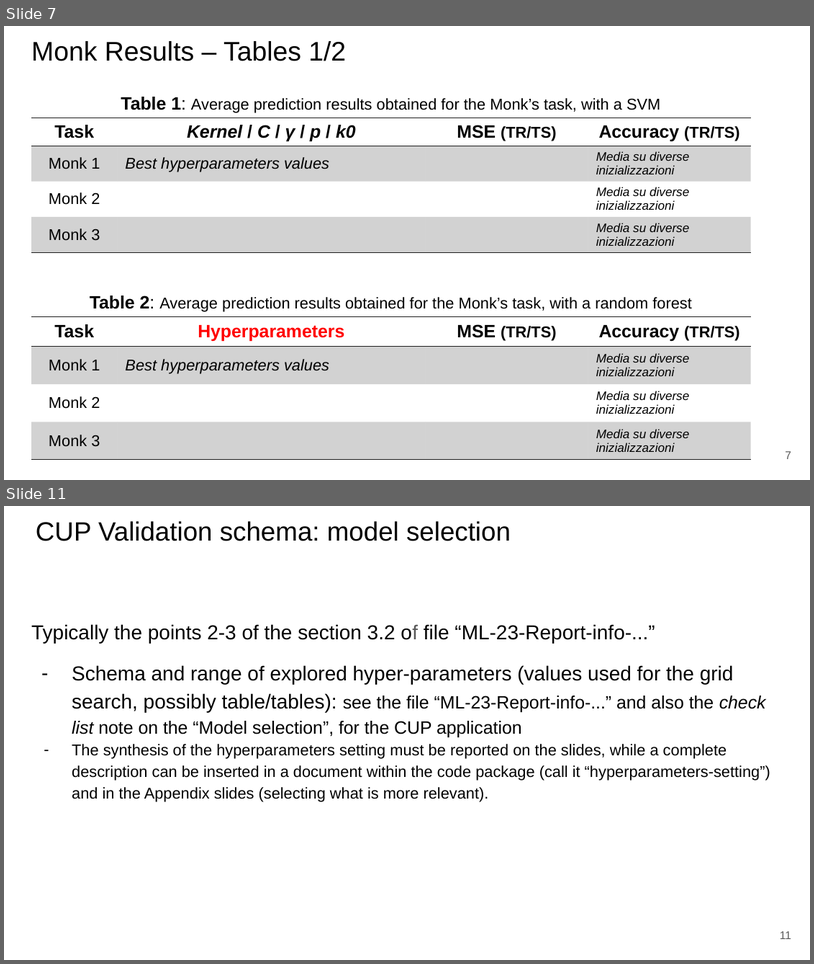
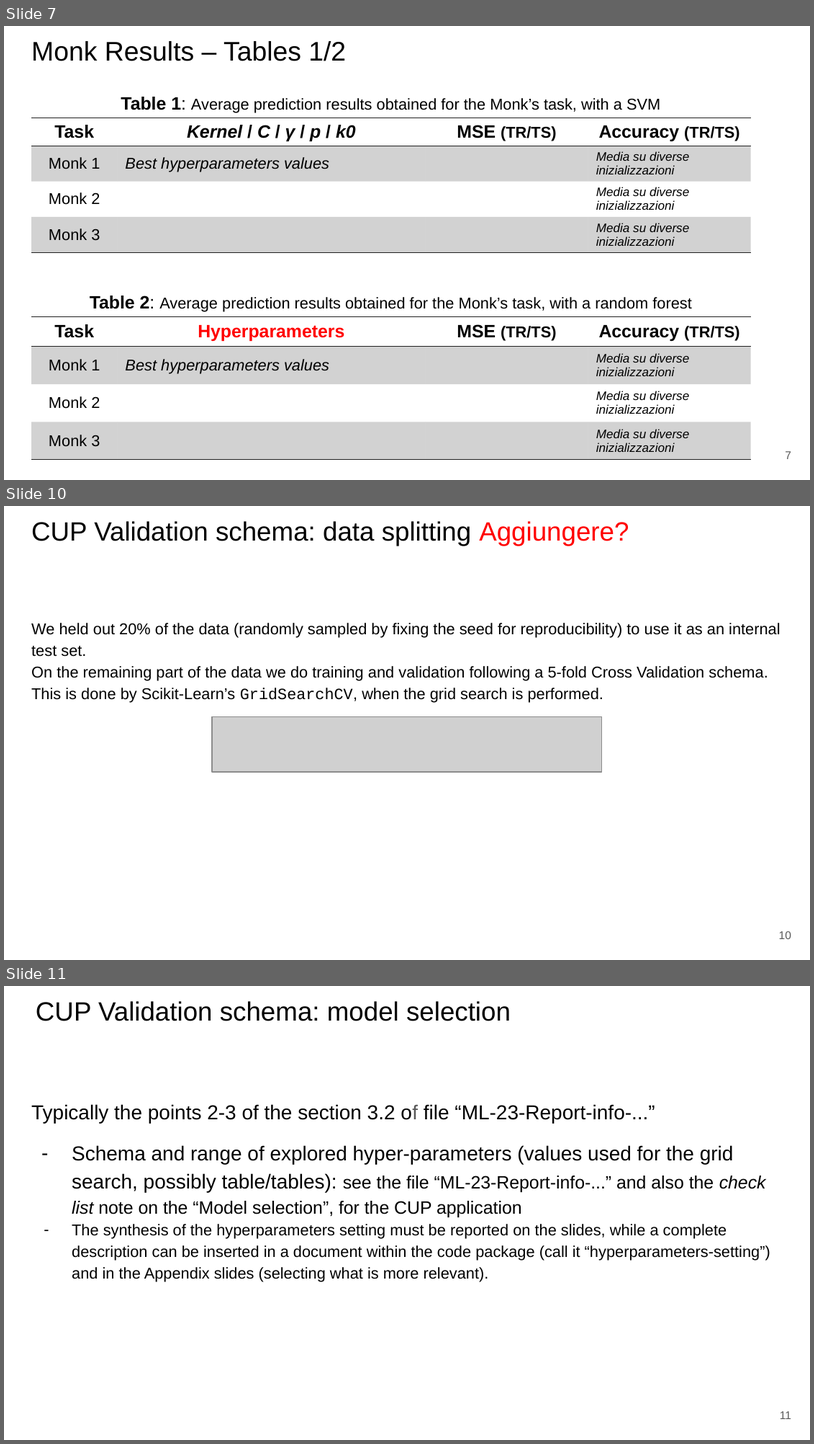
Before and after one commit to paolo-junior-mollica/machine-learning-project, a slide deck: relazione/ML-2023-PRJ-Slides-Demo.pptx. Shown one above the other, each under a label of ours: slides 7 and 11 before the commit, slides 7, 10 and 11 after it; the slides between them are not shown. The pictures are 814x964 and 814x1444 pixels, drawn with LibreOffice and Linux fonts; fonts in the diff are those of the drawing; grey boxes stand for pictures. Boxes give left, top, right and bottom in pixels: in the first picture for what was removed or moved away, otherwise in the second. Text is boxed around its words. In the diff, an @@ line names an element or a change of style, - is before the commit and + after.

```diff
--- a/relazione/ML-2023-PRJ-Slides-Demo.pptx
+++ b/relazione/ML-2023-PRJ-Slides-Demo.pptx
@@ slide 10 added at <box>4,506,810,960</box>, background #FFFFFF @@
@@ title added at <box>31,521,629,546</box>, 23.7 pt, text #000000 @@
+CUP Validation schema: data splitting Aggiungere?
@@ text added at <box>31,623,780,702</box>, 14 pt, text #000000 @@
+We held out 20% of the data (randomly sampled by fixing the seed for reproducibility) to use it as an internal test set.
+On the remaining part of the data we do training and validation following a 5-fold Cross Validation schema. This is done by Scikit-Learn’s GridSearchCV, when the grid search is performed.
@@ picture added at <box>212,716,602,772</box> @@
@@ page number added at <box>779,931,792,939</box>, 10 pt, text #595959 @@
+10
```
Also in this commit, not shown: 7 slides changed, 1 other slide added, 1 slide removed.
